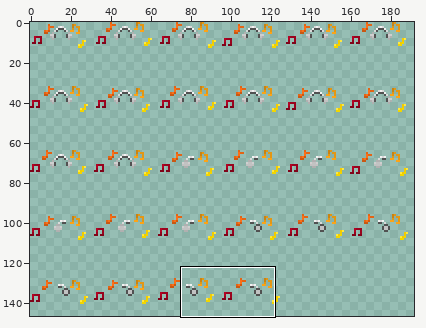
Sprite sheet, stored at Resources/Textures/_Moffstation/PersonalItems/Wearables/goblinsable/The_Rose_Of_Silence/The_Rose_Of_Silence.rsi/on-equipped-HELMET.png. The first picture is a wide view before the edit; the outline marks the close-up.
Close-up. The starting point:
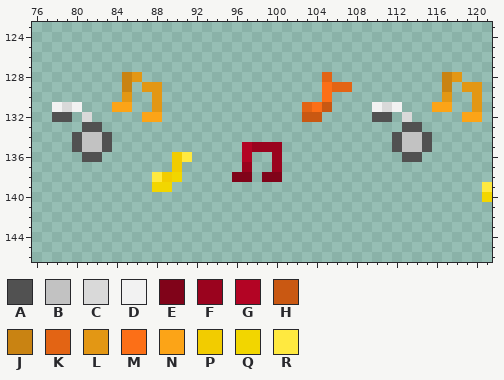
The file is 192x160 pixels. Shown: x 76..121, y 123..146. The wide view leaves out empty margins. The commit also changed other parts of the picture, which this record leaves out.
Palette (. is transparent): A #515151  B #c2c2c2  C #d9d9d9  D #f2f2f2  E #800319  F #9a031e  G #b30424  H #c95812  J #c98312  K #e36414  L #e39714  M #fc6f17  N #fca417  P #f2cc00  Q #f2d600  R #ffe940
Pixels before, first column x 78:
128 .......JL..................K...........JL...
129 .......J.LL................MKK.........J.LL.
130 .......L..L................M...........L..L.
131 DCD...NN..L..............KMH....DCD...NN..L.
132 AA.C.....NN..............HH.....AA.C.....NN.
133 ...AA..............................AA.......
134 ..ABBA............................ABBA......
135 ..ABBA.............GFFF...........ABBA......
136 ...AA.......PR.....G..F............AA.......
137 ............P......F..F.....................
138 ..........RPQ.....EE.EE.....................
139 ..........QQ...............................R
140 ...........................................Q
After:
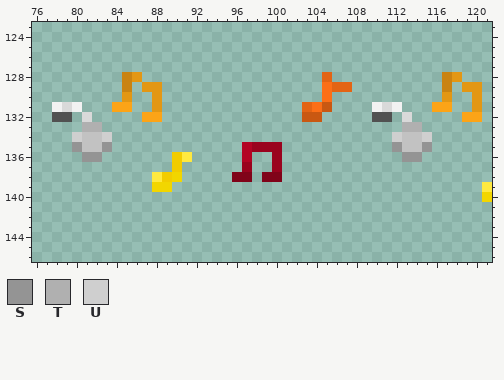
Colours new in this view: S #949494  T #b0b0b0  U #cfcfcf
Diff:
Colour A becomes colour S in row 135 at x 80, 83, 112 and 115; in row 136 at x 81 to 82 and 113 to 114.
Colour A becomes colour T in row 133 at x 81 to 82 and 113 to 114.
Colour A becomes colour U in row 134 at x 80, 83, 112 and 115.
